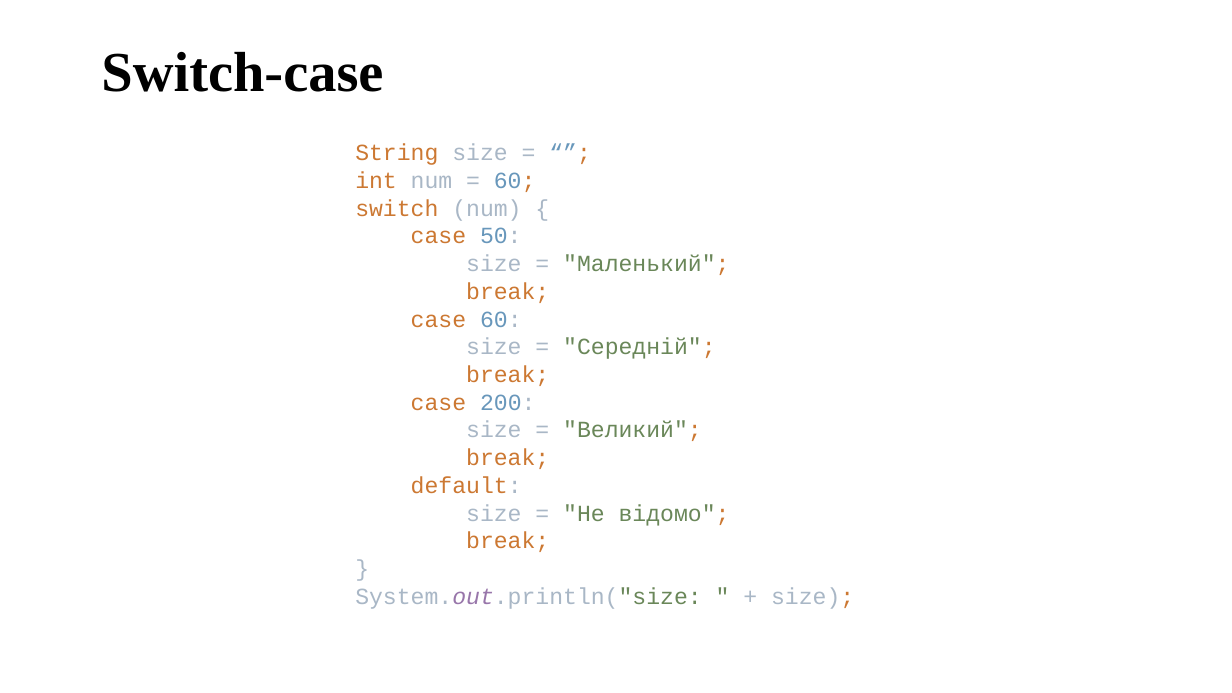
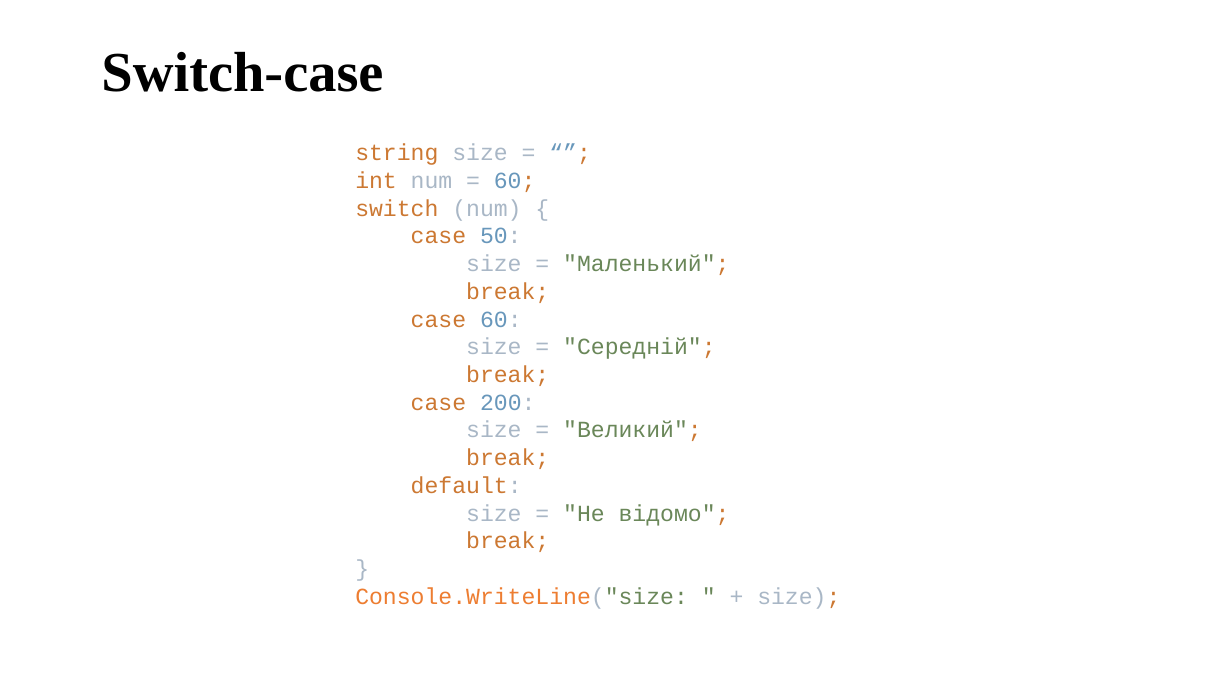
Before and after one commit to arg3ntuum/UnityCourse, a slide deck: slide 7 of Модуль 1/Unity Модуль 1 Урок 3. Умовні оператори + тернарка.pptx. Drawn at 1232x693 pixels with LibreOffice and Linux fonts; fonts in the diff are those of the drawing. Boxes give left, top, right and bottom in pixels: in the first picture for what was removed or moved away, otherwise in the second. Text is boxed around its words. In the diff, an @@ line names an element or a change of style, - is before the commit and + after.

```diff
--- a/Модуль 1/Unity Модуль 1 Урок 3. Умовні оператори + тернарка.pptx
+++ b/Модуль 1/Unity Модуль 1 Урок 3. Умовні оператори + тернарка.pptx
@@ text at [355,143,840,609]: text changed @@
-String size = “”;
-int num = 60;
-switch (num) {
-case 50:
-size = "Маленький";
-break;
-case 60:
-size = "Середній";
-break;
-case 200:
-size = "Великий";
-break;
-default:
-size = "Не відомо";
-break;
-}
-System.out.println("size: " + size);
+string size = “”;
+int num = 60;
+switch (num) {
+case 50:
+size = "Маленький";
+break;
+case 60:
+size = "Середній";
+break;
+case 200:
+size = "Великий";
+break;
+default:
+size = "Не відомо";
+break;
+}
+Console.WriteLine("size: " + size);
```
